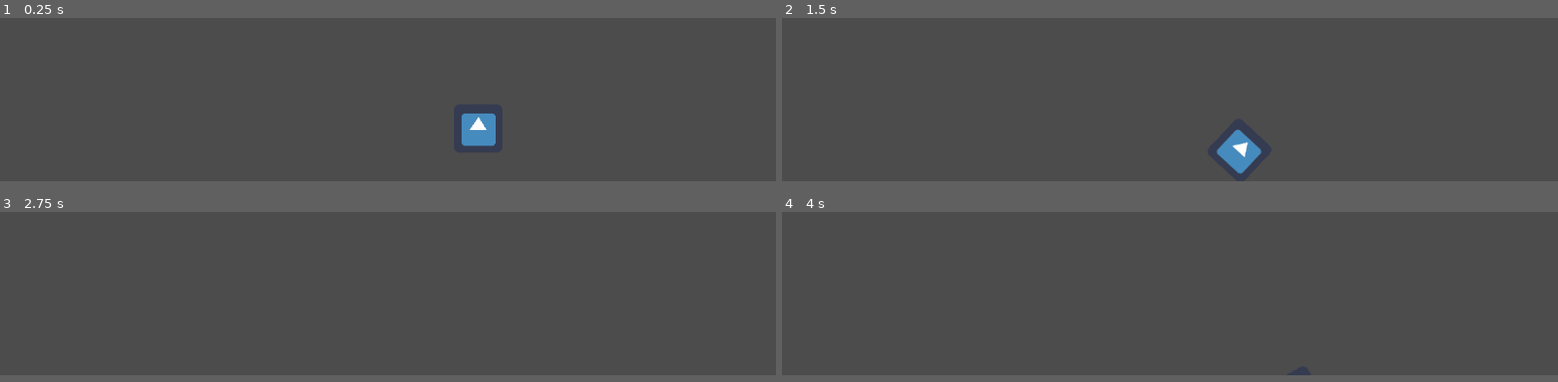
Above: before the commit, frames 1-4 (two rows, left to right).
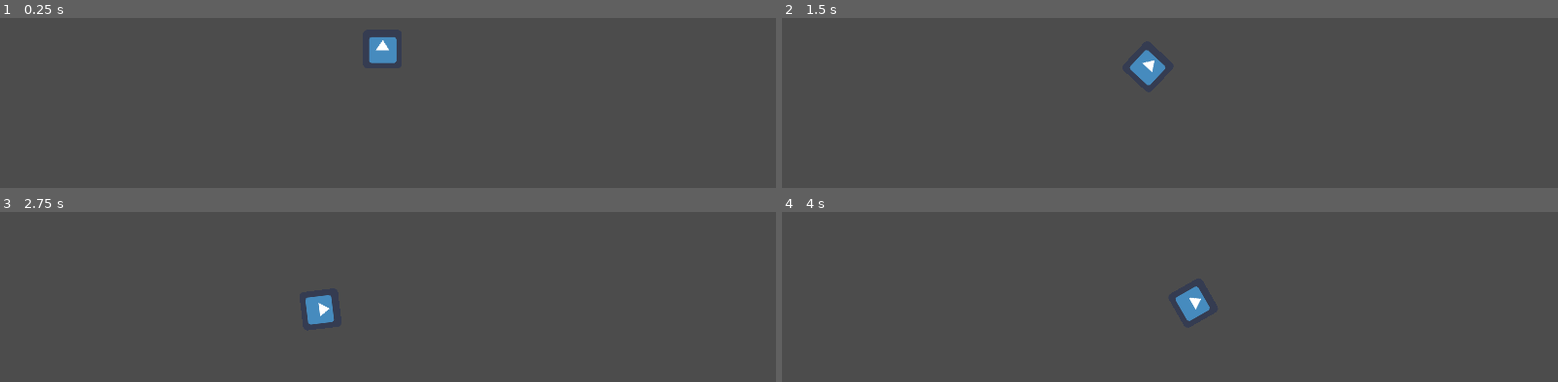
Above: after the commit, the same moments.

Repository: Stefan-Horst/TankGame
Game: Godot game, scene res://main.tscn
The game is run twice, just before and just after one commit, with the same random seed, the same clock (stepped at 60 frames per second) and the same inputs. The engine's default icon, where the game draws it, is replaced by a stand-in: a white triangle on a blue panel in a dark square.
Inputs:
- Up to frame 1 (0.25 s): no input
- Up to frame 2 (1.5 s): tap Enter at 0.5 s; hold Right (ui_right) 0.53-1.28 s; hold Down (ui_down) from 1.28 s (still down)
- Up to frame 3 (2.75 s): release Down (ui_down) at 2.03 s; hold Right (ui_right) from 2.03 s (still down)
- Up to frame 4 (4 s): tap Space at 2.75 s; release Right (ui_right) at 2.78 s; hold Up (ui_up) 2.78-3.53 s; hold Left (ui_left) from 3.53 s (still down)
In our replay, the window is 800x468 before the commit and 800x475 after it. These sizes can differ from the game's own. Grey fills any space a smaller window leaves; there, only what the larger window draws over its background counts as a difference.

The runs differ from the first frame. In frame 1, 1.4% of the frame differs, in the area x 47-64%, y 11-76%; in frame 2, 1.4%, in the area x 44-62%, y 18-92%; in frame 3, 0.5%; in frame 4, 0.5%.

Commit message:
Set default window settings

Diff:
--- a/project.godot
+++ b/project.godot
@@ -13,6 +13,13 @@
 config/name="TankGame"
 run/main_scene="res://main.tscn"
 config/icon="res://icon.png"
+
+[display]
+
+window/size/width=1280
+window/size/height=760
+window/stretch/mode="2d"
+window/stretch/aspect="keep"
 
 [gui]
 
